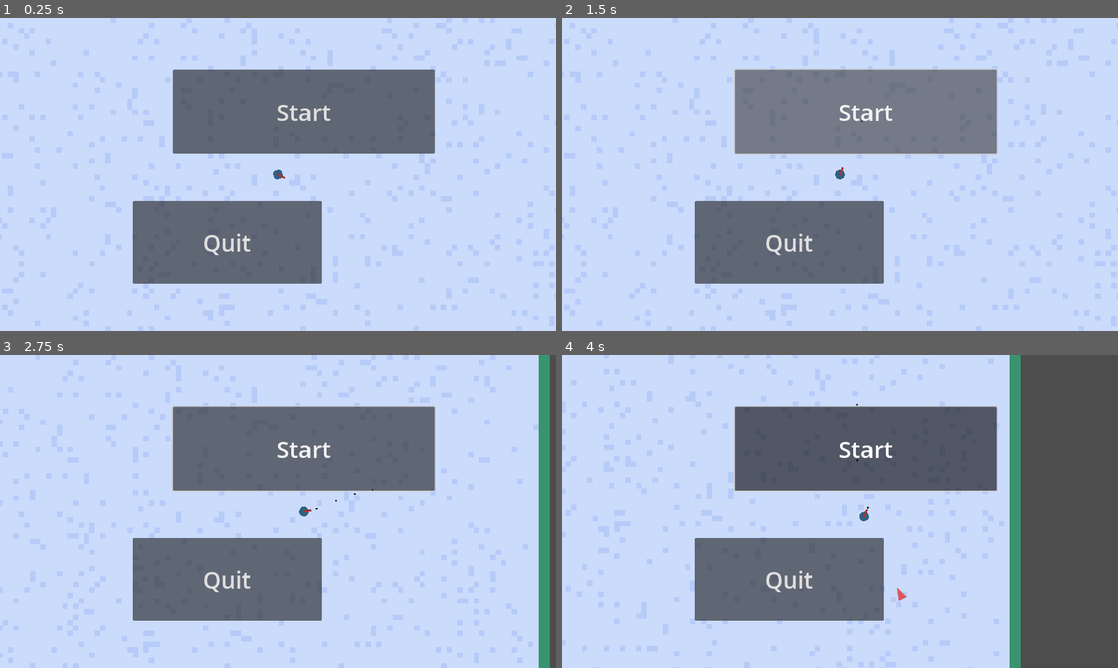
Above: before the commit, frames 1-4 (two rows, left to right).
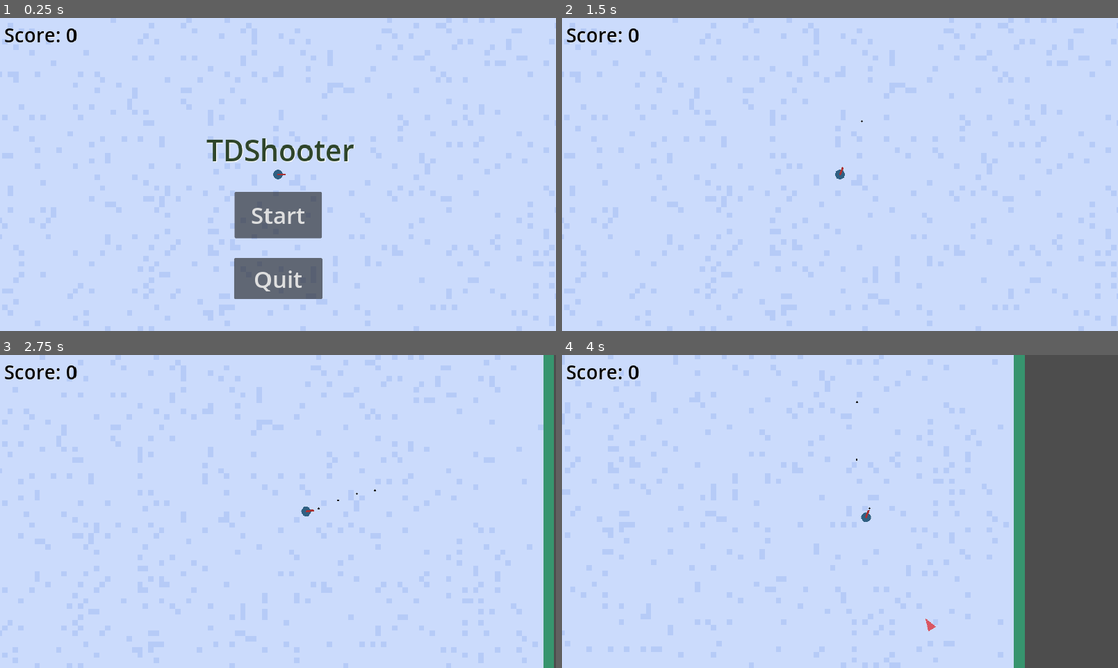
Above: after the commit, the same moments.

Repository: sgt/tdshooter-godot
Game: Godot game, scene res://src/main.tscn
Two runs of this game, one before a commit and one after it. Both use one fixed random seed, a clock stepped at 60 frames per second and the inputs below.
Inputs (mouse positions are in pixels of both pictures, inside the frame that each line leads up to):
- Up to frame 1 (0.25 s): no input
- Up to frame 2 (1.5 s): click "Start" at 0.5 s; click (867, 111) at 1.25 s, where only the run before the commit has a clickable "Start"
- Up to frame 3 (2.75 s): tap Enter at 2 s; move the mouse to (400, 495) at 2.02 s; hold D (right) from 2.03 s (still down); hold Space (fire) from 2.03 s (still down)
- Up to frame 4 (4 s): move the mouse to (728, 527) at 2.77 s; release D (right) at 2.78 s; release Space (fire) at 2.78 s; hold S (down) 2.78-3.53 s; tap Space (fire) at 2.85 s; move the mouse to (895, 442) at 3.52 s; hold D (right) from 3.53 s (still down); hold Space (fire) from 3.53 s (still down)

The runs differ from the first frame. In frame 1, 21% of the frame differs, in the area x 0-79%, y 3-90%; in frame 2, 22%; in frame 3, 24%, in the area x 0-100%, y 0-100%; in frame 4, 24%.

Commit message:
game complete

Diff:
--- a/src/bullet.gd
+++ b/src/bullet.gd
@@ -11,7 +11,7 @@
 	body_entered.connect(_on_collision)
 
 func _on_collision(body: Node):
-	if body.name == "Stage":
+	if body.name == "Arena":
 		queue_free()
 	elif body.is_in_group("enemies"):
 		queue_free()
--- a/src/enemy.gd
+++ b/src/enemy.gd
@@ -15,4 +15,5 @@
 
 
 func killed():
+	Events.score_changed.emit(1)
 	queue_free()
--- a/src/events.gd
+++ b/src/events.gd
@@ -3,3 +3,4 @@
 signal start_game
 signal quit_game
 signal game_over
+signal score_changed(score: int)
--- /dev/null
+++ b/src/hud.gd
@@ -0,0 +1,28 @@
+extends Node2D
+
+@onready var start_screen = $CanvasLayer/StartScreen
+@onready var game_over_screen = $CanvasLayer/GameOverScreen
+@onready var start_button = $CanvasLayer/StartScreen/StartButton
+@onready var quit_button = $CanvasLayer/StartScreen/QuitButton
+@onready var score_label = $CanvasLayer/ScoreLabel
+
+func _ready():
+	start_button.pressed.connect(func(): Events.start_game.emit())
+	quit_button.pressed.connect(func(): Events.quit_game.emit())
+
+	show_start_screen()
+
+func hide_screens():
+	start_screen.hide()
+	game_over_screen.hide()
+
+func show_start_screen():
+	start_screen.show()
+	game_over_screen.hide()
+
+func show_game_over_screen():
+	start_screen.hide()
+	game_over_screen.show()
+
+func set_score(score:int):
+	score_label.text = str(score)
--- /dev/null
+++ b/src/hud.tscn
@@ -0,0 +1,112 @@
+[gd_scene load_steps=2 format=3 uid="uid://bqxjkk3xykc82"]
+
+[ext_resource type="Script" path="res://src/hud.gd" id="1_n8ynw"]
+
+[node name="HUD" type="Node2D"]
+process_mode = 3
+script = ExtResource("1_n8ynw")
+
+[node name="CanvasLayer" type="CanvasLayer" parent="."]
+
+[node name="DummyControl" type="Label" parent="CanvasLayer"]
+editor_description = "This is a label with a single space. If it does not come first in the canvaslayer, the ui gets garbled for some reason."
+offset_right = 40.0
+offset_bottom = 40.0
+text = " "
+metadata/_edit_use_anchors_ = true
+
+[node name="ScoreTitleLabel" type="Label" parent="CanvasLayer"]
+offset_left = 8.0
+offset_top = 7.0
+offset_right = 114.0
+offset_bottom = 62.0
+theme_override_colors/font_color = Color(0, 0, 0, 1)
+theme_override_colors/font_shadow_color = Color(0.909804, 0.909804, 0.909804, 1)
+theme_override_font_sizes/font_size = 40
+text = "Score: "
+metadata/_edit_use_anchors_ = true
+
+[node name="ScoreLabel" type="Label" parent="CanvasLayer"]
+offset_left = 137.0
+offset_top = 7.0
+offset_right = 264.0
+offset_bottom = 62.0
+theme_override_colors/font_color = Color(0, 0, 0, 1)
+theme_override_colors/font_shadow_color = Color(0.909804, 0.909804, 0.909804, 1)
+theme_override_font_sizes/font_size = 40
+text = "0"
+metadata/_edit_use_anchors_ = true
+
+[node name="StartScreen" type="Node2D" parent="CanvasLayer"]
+
+[node name="TitleLabel" type="Label" parent="CanvasLayer/StartScreen"]
+anchors_preset = 8
+anchor_left = 0.5
+anchor_top = 0.5
+anchor_right = 0.5
+anchor_bottom = 0.5
+offset_left = 428.0
+offset_top = 232.0
+offset_right = 736.0
+offset_bottom = 315.0
+grow_horizontal = 2
+grow_vertical = 2
+theme_override_colors/font_color = Color(0.180392, 0.270588, 0.164706, 1)
+theme_override_colors/font_shadow_color = Color(1, 1, 1, 1)
+theme_override_font_sizes/font_size = 60
+text = "TDShooter"
+
+[node name="StartButton" type="Button" parent="CanvasLayer/StartScreen"]
+anchors_preset = 8
+anchor_left = 0.5
+anchor_top = 0.5
+anchor_right = 0.5
+anchor_bottom = 0.5
+offset_left = 485.5
+offset_top = 360.0
+offset_right = 666.5
+offset_bottom = 456.0
+grow_horizontal = 2
+grow_vertical = 2
+size_flags_vertical = 4
+theme_override_font_sizes/font_size = 48
+action_mode = 0
+text = "Start
+"
+
+[node name="QuitButton" type="Button" parent="CanvasLayer/StartScreen"]
+anchors_preset = 8
+anchor_left = 0.5
+anchor_top = 0.5
+anchor_right = 0.5
+anchor_bottom = 0.5
+offset_left = 484.5
+offset_top = 496.5
+offset_right = 667.5
+offset_bottom = 581.5
+grow_horizontal = 2
+grow_vertical = 2
+size_flags_vertical = 4
+theme_override_font_sizes/font_size = 48
+action_mode = 0
+text = "Quit"
+
+[node name="GameOverScreen" type="Node2D" parent="CanvasLayer"]
+visible = false
+
+[node name="GameOverLabel" type="Label" parent="CanvasLayer/GameOverScreen"]
+anchors_preset = 8
+anchor_left = 0.5
+anchor_top = 0.5
+anchor_right = 0.5
+anchor_bottom = 0.5
+offset_left = 428.0
+offset_top = 232.0
+offset_right = 736.0
+offset_bottom = 315.0
+grow_horizontal = 2
+grow_vertical = 2
+theme_override_colors/font_color = Color(0.180392, 0.270588, 0.164706, 1)
+theme_override_colors/font_shadow_color = Color(1, 1, 1, 1)
+theme_override_font_sizes/font_size = 60
+text = "Game Over"
--- a/src/main.gd
+++ b/src/main.gd
@@ -1,7 +1,32 @@
 extends Node2D
 
+const GAME_OVER_PAUSE: float = 1.5
+
+@onready var stage = $Stage
+@onready var hud = $HUD
+
+@export var score: int = 0:
+	set(value):
+		score = value
+		hud.set_score(value)
+
 func _ready():
-	Events.game_over.connect(_on_game_over)
+	get_tree().paused = true
+
+	Events.start_game.connect(_on_game_start, CONNECT_DEFERRED)
+	Events.game_over.connect(_on_game_over, CONNECT_DEFERRED)
+	Events.quit_game.connect(func(): get_tree().quit(), CONNECT_DEFERRED)
+	Events.score_changed.connect(func(v: int): score += v)
+
+func _on_game_start():
+	hud.hide_screens()
+	stage.reset()
+	score = 0
+	get_tree().paused = false
 
 func _on_game_over():
-	print("game over")
+	stage.deactivate()
+	hud.show_game_over_screen()
+	await get_tree().create_timer(GAME_OVER_PAUSE).timeout
+	get_tree().paused = true
+	hud.show_start_screen()
--- a/src/main.tscn
+++ b/src/main.tscn
@@ -1,30 +1,12 @@
-[gd_scene load_steps=3 format=3 uid="uid://cjeoch728lr6j"]
+[gd_scene load_steps=4 format=3 uid="uid://cjeoch728lr6j"]
 
 [ext_resource type="Script" path="res://src/main.gd" id="1_usnto"]
 [ext_resource type="PackedScene" uid="uid://i26wn2skymsw" path="res://src/stage.tscn" id="2_4lin4"]
+[ext_resource type="PackedScene" uid="uid://bqxjkk3xykc82" path="res://src/hud.tscn" id="3_qxf5b"]
 
 [node name="Main" type="Node2D"]
 script = ExtResource("1_usnto")
 
 [node name="Stage" parent="." instance=ExtResource("2_4lin4")]
 
-[node name="HUD" type="CanvasLayer" parent="."]
-
-[node name="StartButton" type="Button" parent="HUD"]
-offset_left = 358.0
-offset_top = 107.0
-offset_right = 901.0
-offset_bottom = 281.0
-theme_override_font_sizes/font_size = 48
-action_mode = 0
-text = "Start
-"
-
-[node name="QuitButton" type="Button" parent="HUD"]
-offset_left = 275.0
-offset_top = 379.0
-offset_right = 667.0
-offset_bottom = 550.0
-theme_override_font_sizes/font_size = 48
-action_mode = 0
-text = "Quit"
+[node name="HUD" parent="." instance=ExtResource("3_qxf5b")]
--- a/src/player.gd
+++ b/src/player.gd
@@ -9,8 +9,15 @@
 
 @export var speed: float = DEFAULT_SPEED
 @export var slow_down_speed: float = DEFAULT_SPEED / 15
+@export var is_active: bool = false
 
 func _physics_process(_delta: float):
+
+	move_and_slide()
+
+	if not is_active:
+		return
+
 	# turn towards mouse
 	look_at(get_global_mouse_position())
 
@@ -27,10 +34,9 @@
 	else:
 		velocity.y = move_toward(velocity.y, 0, slow_down_speed)
 
-	move_and_slide()
-	var collision:KinematicCollision2D  = get_last_slide_collision()
+	var collision: KinematicCollision2D = get_last_slide_collision()
 	if collision:
-		var body:Node = collision.get_collider()
+		var body: Node = collision.get_collider()
 		if body.is_in_group("enemies"):
 			Events.game_over.emit()
 
--- a/src/player.tscn
+++ b/src/player.tscn
@@ -10,8 +10,6 @@
 collision_mask = 3
 motion_mode = 1
 script = ExtResource("1_1drmt")
-speed = null
-slow_down_speed = null
 
 [node name="CollisionShape2D" type="CollisionShape2D" parent="."]
 shape = SubResource("CircleShape2D_j6ioq")
--- a/src/stage.gd
+++ b/src/stage.gd
@@ -4,12 +4,29 @@
 @onready var bullets_folder = $Bullets
 @onready var enemies_folder = $Enemies
 @onready var player: Player = $Player
+@onready var camera:Camera2D = $Camera2D
 @onready var bullet_scene: PackedScene = preload ("bullet.tscn")
 @onready var enemy_scene: PackedScene = preload ("enemy.tscn")
 
 func _ready():
 	$EnemySpawnTimer.timeout.connect(_on_enemy_spawn_timer_timeout)
 	player.bullet_fired.connect(_on_player_bullet_fired)
+
+func _physics_process(_delta:float):
+	camera.position = player.position
+
+func reset():
+	for e in enemies_folder.get_children():
+		e.queue_free()
+
+	for b in bullets_folder.get_children():
+		b.queue_free()
+
+	player.position = Vector2(576,324)
+	player.is_active = true
+
+func deactivate():
+	player.is_active = false
 
 func _on_enemy_spawn_timer_timeout():
 	var spot = enemy_spawn_spots.pick_random()
--- a/src/stage.tscn
+++ b/src/stage.tscn
@@ -4,17 +4,19 @@
 [ext_resource type="Texture2D" uid="uid://drutqrjq2nnxl" path="res://assets/arena.png" id="2_wqfqi"]
 [ext_resource type="PackedScene" uid="uid://didip3qyombg3" path="res://src/player.tscn" id="3_2fkyd"]
 
-[node name="Stage" type="StaticBody2D"]
+[node name="Stage" type="Node2D"]
 script = ExtResource("1_iikn7")
 metadata/_edit_lock_ = true
 metadata/_edit_group_ = true
 
-[node name="Arena" type="Sprite2D" parent="."]
+[node name="Arena" type="StaticBody2D" parent="."]
+
+[node name="Background" type="Sprite2D" parent="Arena"]
 position = Vector2(577, 324)
 scale = Vector2(11.2188, 11.2188)
 texture = ExtResource("2_wqfqi")
 
-[node name="CollisionPolygon2D" type="CollisionPolygon2D" parent="."]
+[node name="CollisionPolygon2D" type="CollisionPolygon2D" parent="Arena"]
 polygon = PackedVector2Array(-281, -372, 1272, -371, 1273, 1020, -119, 1019, -119, -486, -199, -479, -213, 1104, 1399, 1111, 1401, -493, -304, -491)
 
 [node name="EnemySpawnTimer" type="Timer" parent="."]
@@ -39,6 +41,9 @@
 position = Vector2(-72, 980)
 
 [node name="Player" parent="." instance=ExtResource("3_2fkyd")]
+speed = 300.0
+slow_down_speed = 20.0
 
-[node name="Camera2D" type="Camera2D" parent="Player"]
+[node name="Camera2D" type="Camera2D" parent="."]
+position = Vector2(576, 324)
 position_smoothing_enabled = true
